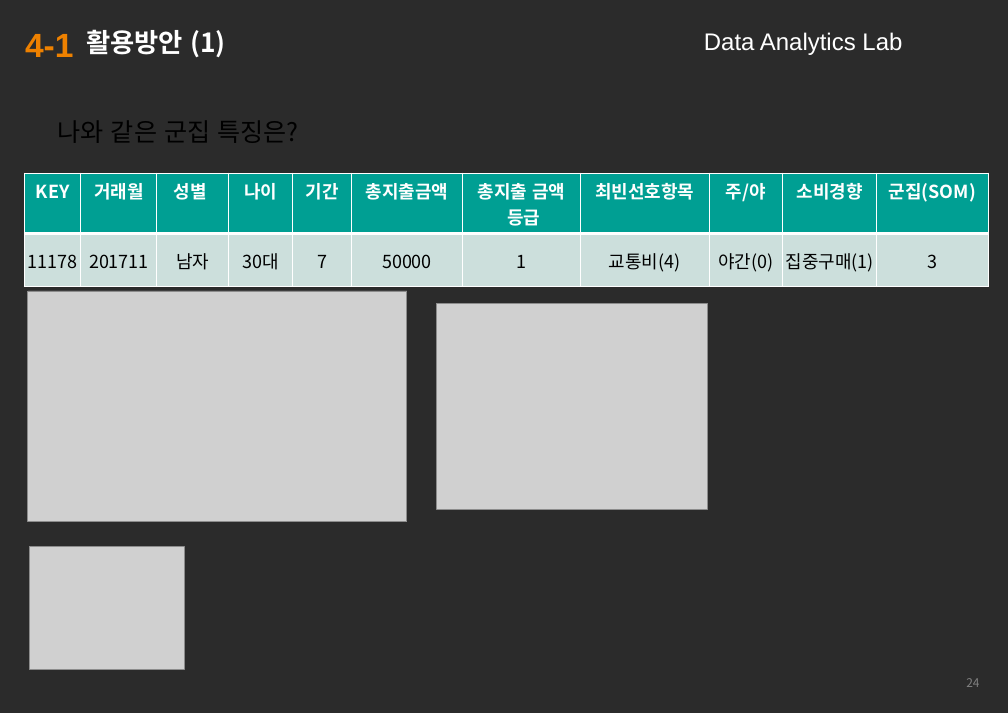
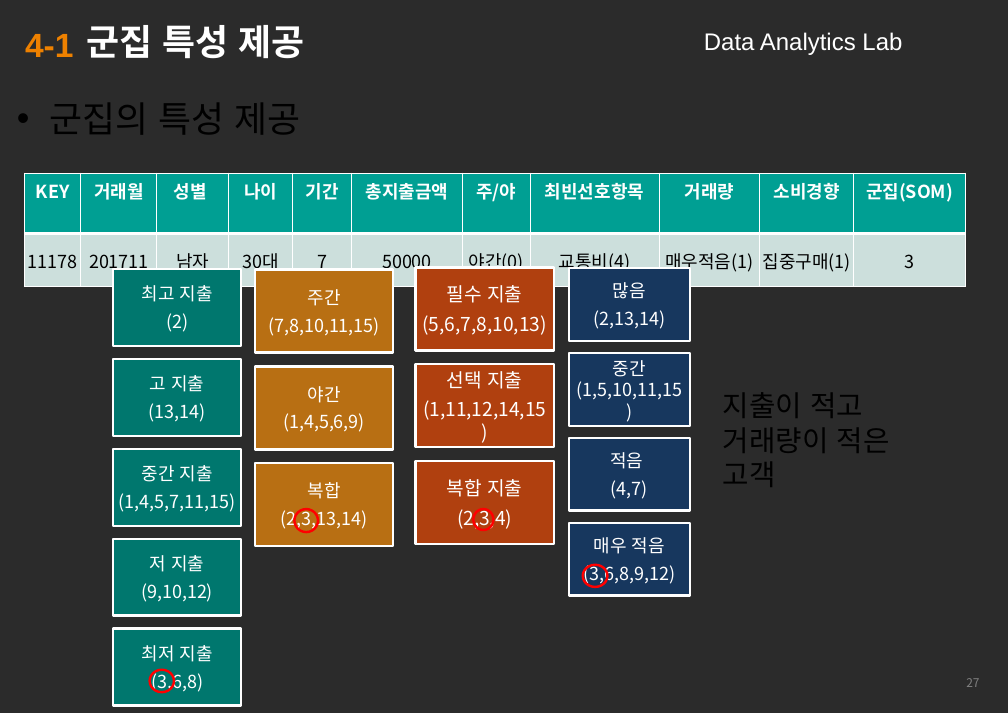
Before and after one commit to abcd00ou/LDS-Stat, a slide deck: slide 27 of 최종 보고서_이동성.pptx (slide 24 before the commit). Drawn at 1008x713 pixels with LibreOffice and Linux fonts; fonts in the diff are those of the drawing; grey boxes stand for pictures; background and template pictures are left out; a plain dark background stands for a picture behind light text. Boxes give left, top, right and bottom in pixels: in the first picture for what was removed or moved away, otherwise in the second. Text is boxed around its words. In the diff, an @@ line names an element or a change of style, - is before the commit and + after.

```diff
--- a/최종 보고서_이동성.pptx
+++ b/최종 보고서_이동성.pptx
@@ text at bbox=[86, 25, 304, 59]: text changed; size 22 to 30 pt @@
-활용방안 (1)
+군집 특성 제공
@@ text at bbox=[49, 103, 301, 134]: text changed; size 21 to 30 pt @@
-나와 같은 군집 특징은?
+• 군집의 특성 제공
@@ table at bbox=[24, 173, 967, 278] @@
-row 1, column 7: 총지출 금액 / 등급
+row 1, column 7: 주/야
-row 1, column 9: 주/야
+row 1, column 9: 거래량
-row 2, column 7: 1
+row 2, column 7: 야간(0)
-row 2, column 9: 야간(0)
+row 2, column 9: 매우적음(1)
@@ table: place and size @@
-table at bbox=[24, 173, 989, 276]
+table at bbox=[24, 173, 967, 278]
@@ picture removed at bbox=[28, 291, 407, 522] @@
@@ picture removed at bbox=[436, 304, 708, 509] @@
@@ text added at bbox=[723, 393, 890, 487], 24 pt, text #000000 @@
+지출이 적고
+거래량이 적은 고객
@@ group added at bbox=[255, 270, 393, 546]: 3 rectangles, 3 texts, 1 ellipse @@
+주간
+(7,8,10,11,15)
+야간
+(1,4,5,6,9)
+복합
+(2,3,13,14)
@@ group added at bbox=[416, 267, 554, 544]: 3 rectangles, 3 texts, 1 ellipse @@
+필수 지출
+(5,6,7,8,10,13)
+선택 지출
+(1,11,12,14,15)
+복합 지출
+(2,3,4)
@@ picture removed at bbox=[29, 547, 185, 669] @@
@@ group added at bbox=[569, 268, 691, 595]: 4 rectangles, 4 texts, 1 ellipse @@
+많음
+(2,13,14)
+중간(1,5,10,11,15)
+적음
+(4,7)
+매우 적음
+(3,6,8,9,12)
@@ group added at bbox=[113, 269, 241, 705]: 5 rectangles, 5 texts, 1 ellipse @@
+최고 지출
+(2)
+고 지출
+(13,14)
+중간 지출
+(1,4,5,7,11,15)
+저 지출
+(9,10,12)
+최저 지출
+(3,6,8)
@@ page number at bbox=[966, 678, 979, 687]: text changed @@
-24
+27
```
Also in this commit, not shown: 24 other slides changed, 12 slides added, 3 slides removed.
